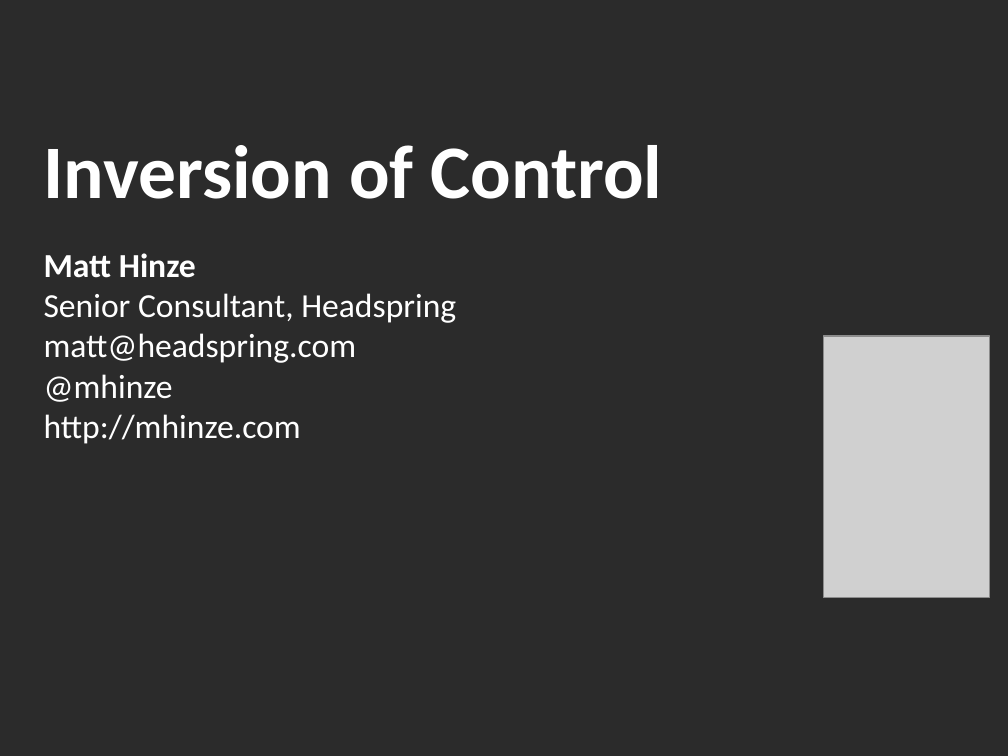
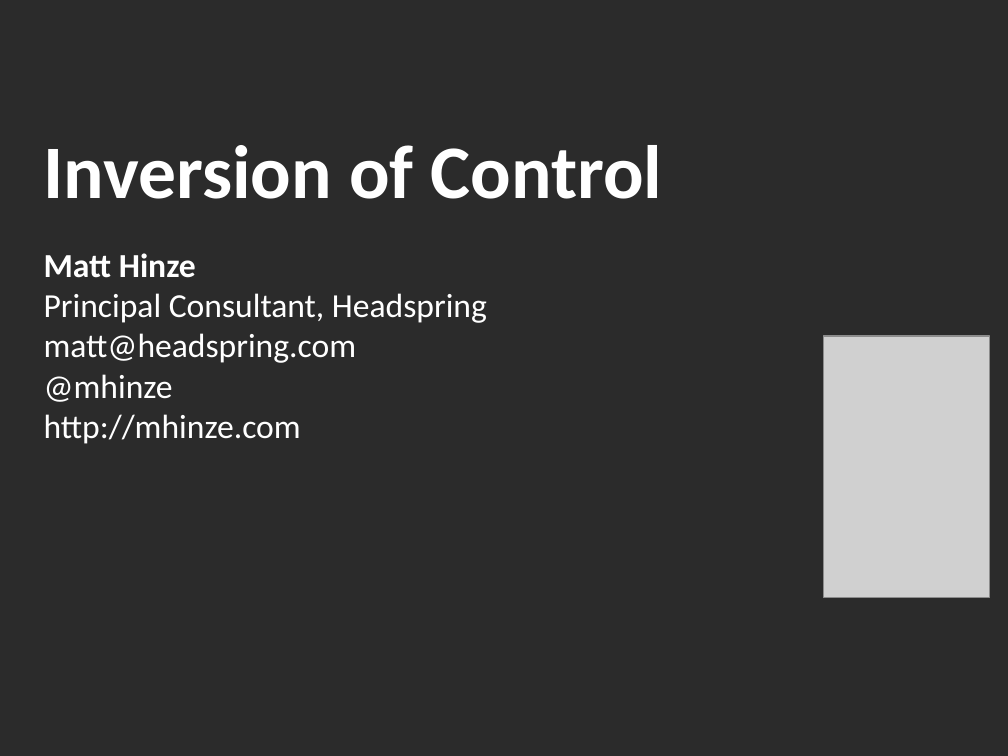
Before and after one commit to calebjenkins/Practical-IOC, a slide deck: slide 1 of Headspring.pptx. Drawn at 1008x756 pixels with LibreOffice and Linux fonts; fonts in the diff are those of the drawing; grey boxes stand for pictures; background and template pictures are left out; a plain dark background stands for a picture behind light text. Boxes give left, top, right and bottom in pixels: in the first picture for what was removed or moved away, otherwise in the second. Text is boxed around its words. In the diff, an @@ line names an element or a change of style, - is before the commit and + after.

Commit message:
modified my title

```diff
--- a/Headspring.pptx
+++ b/Headspring.pptx
@@ text at bbox=[44, 293, 487, 323]: text changed @@
-Senior Consultant, Headspring
+Principal Consultant, Headspring
```
